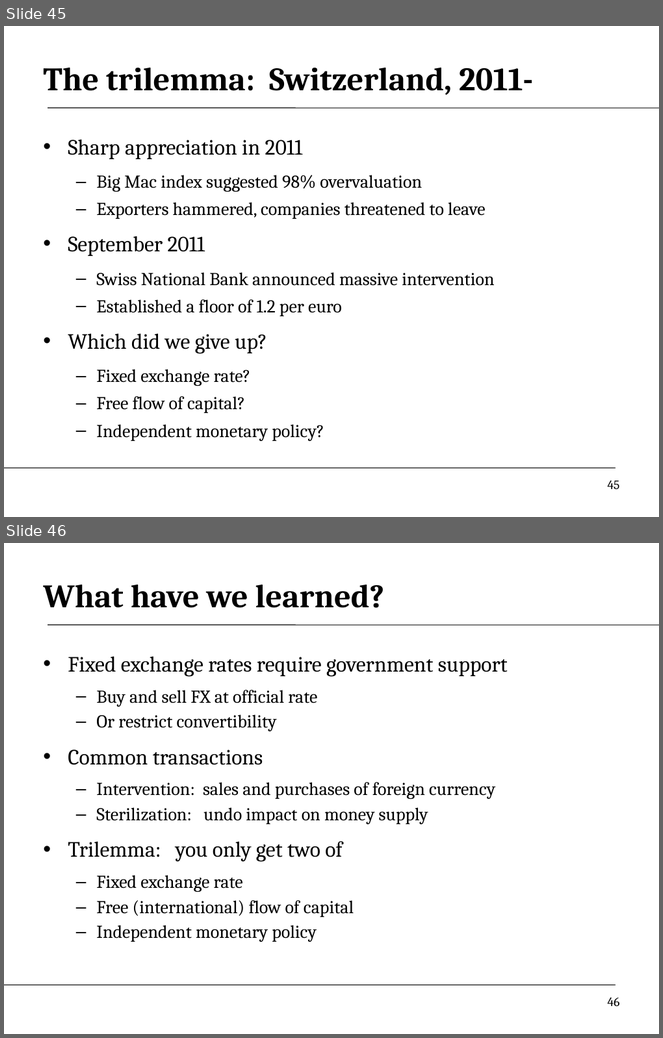
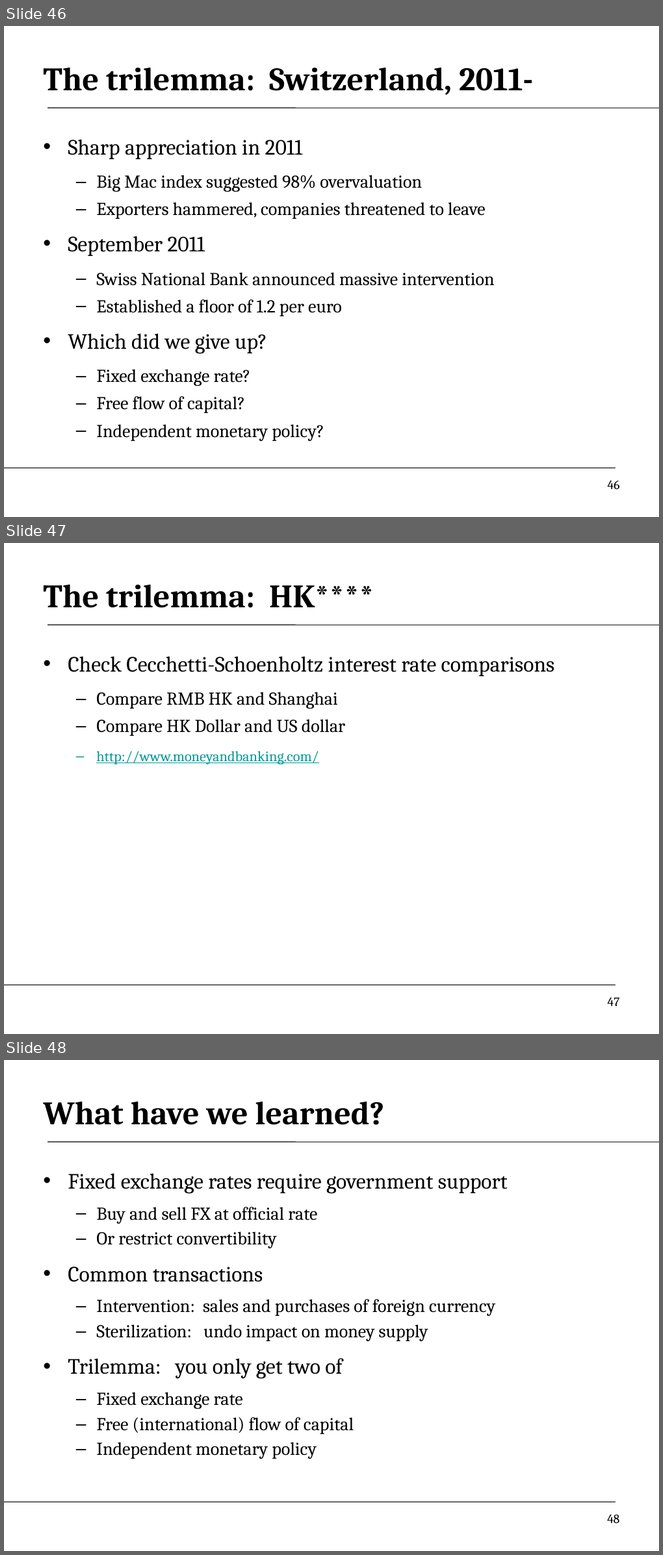
Before and after one commit to DaveBackus/Global_Economy, a slide deck: Slides/slides_fx2_crises_f14.pptx. Shown one above the other, each under a label of ours: slides 45 and 46 before the commit, slides 46, 47 and 48 after it. The pictures are 663x1038 and 663x1555 pixels, drawn with LibreOffice and Linux fonts; fonts in the diff are those of the drawing. Boxes give left, top, right and bottom in pixels: in the first picture for what was removed or moved away, otherwise in the second. Text is boxed around its words. In the diff, an @@ line names an element or a change of style, - is before the commit and + after.

```diff
--- a/Slides/slides_fx2_crises_f14.pptx
+++ b/Slides/slides_fx2_crises_f14.pptx
@@ slide 47 added at box(4, 543, 659, 1034), background #FFFFFF; not listed: 2 template elements that a slide beside it also shows @@
@@ title added at box(43, 585, 374, 608), 36 pt, text #000000, bold @@
+The trilemma: HK****
@@ text added at box(68, 656, 555, 765), 24 pt, text #000000 @@
+• Check Cecchetti-Schoenholtz interest rate comparisons
+  – Compare RMB HK and Shanghai
+  – Compare HK Dollar and US dollar
+  – http://www.moneyandbanking.com/
@@ page number added at box(608, 997, 620, 1006), 14 pt, text #000000 @@
+47
@@ what was slide 45 is now slide 46 @@
@@ page number at box(608, 480, 620, 489): text changed @@
-45
+46
@@ what was slide 46 is now slide 48 @@
@@ page number at box(607, 1514, 620, 1523): text changed @@
-46
+48
```
Also in this commit, not shown: 5 slides changed, 2 other slides added, 12 other files.
